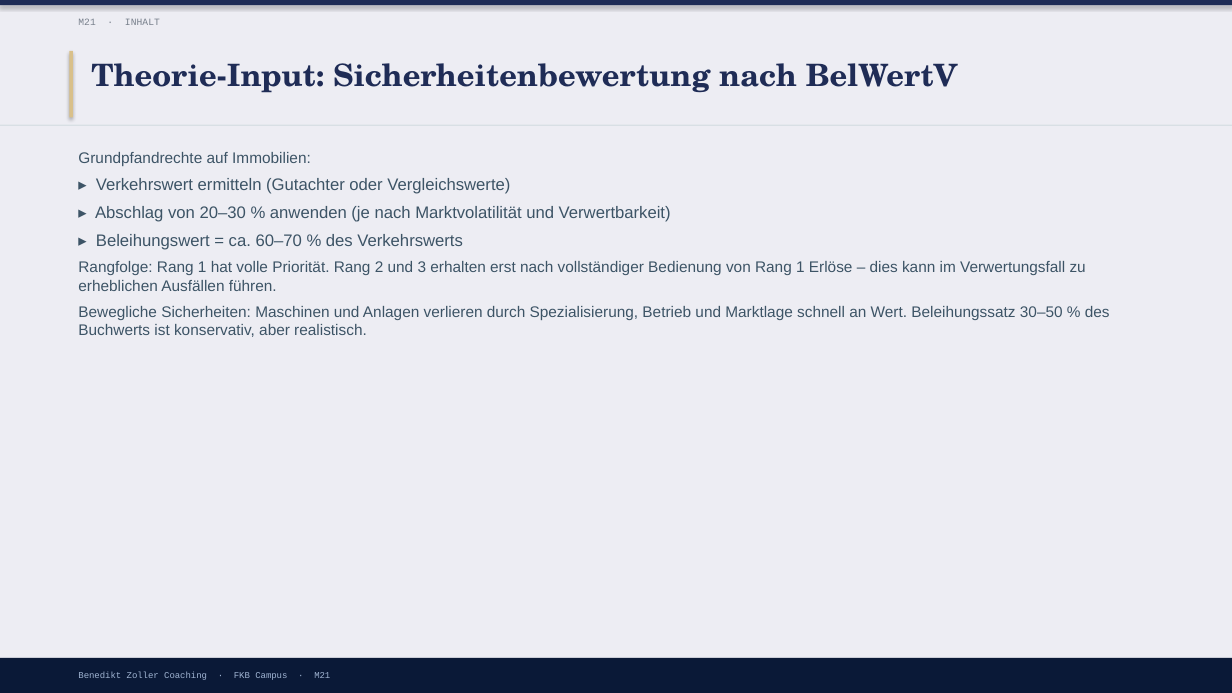
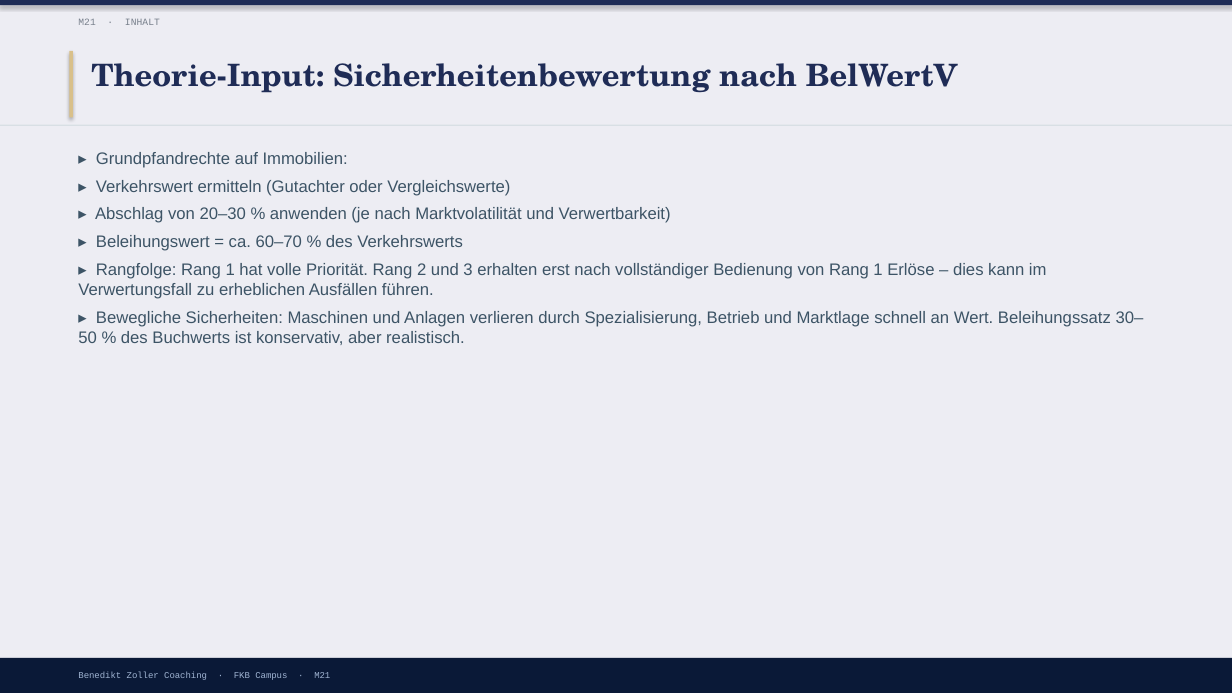
Before and after one commit to ck5rqc47pr-byte/firmenkundenakademie-online, a slide deck: slide 12 of protected-downloads/praesentation/M21.pptx (slide 10 before the commit). Drawn at 1232x693 pixels with LibreOffice and Linux fonts; fonts in the diff are those of the drawing. Boxes give left, top, right and bottom in pixels: in the first picture for what was removed or moved away, otherwise in the second. Text is boxed around its words. In the diff, an @@ line names an element or a change of style, - is before the commit and + after.

```diff
--- a/protected-downloads/praesentation/M21.pptx
+++ b/protected-downloads/praesentation/M21.pptx
@@ text at (96, 152, 348, 168): text changed; size 12 to 13 pt @@
-Grundpfandrechte auf Immobilien:
+▸ Grundpfandrechte auf Immobilien:
@@ text at (78, 263, 1144, 345): text changed; size 12 to 13 pt @@
-Rangfolge: Rang 1 hat volle Priorität. Rang 2 und 3 erhalten erst nach vollständiger Bedienung von Rang 1 Erlöse – dies kann im Verwertungsfall zu erheblichen Ausfällen führen.
-Bewegliche Sicherheiten: Maschinen und Anlagen verlieren durch Spezialisierung, Betrieb und Marktlage schnell an Wert. Beleihungssatz 30–50 % des Buchwerts ist konservativ, aber realistisch.
+▸ Rangfolge: Rang 1 hat volle Priorität. Rang 2 und 3 erhalten erst nach vollständiger Bedienung von Rang 1 Erlöse – dies kann im Verwertungsfall zu erheblichen Ausfällen führen.
+▸ Bewegliche Sicherheiten: Maschinen und Anlagen verlieren durch Spezialisierung, Betrieb und Marktlage schnell an Wert. Beleihungssatz 30–50 % des Buchwerts ist konservativ, aber realistisch.
```
Also in this commit, not shown: 7 other slides changed, 6 slides added, 1 slide removed, 21 other files.
